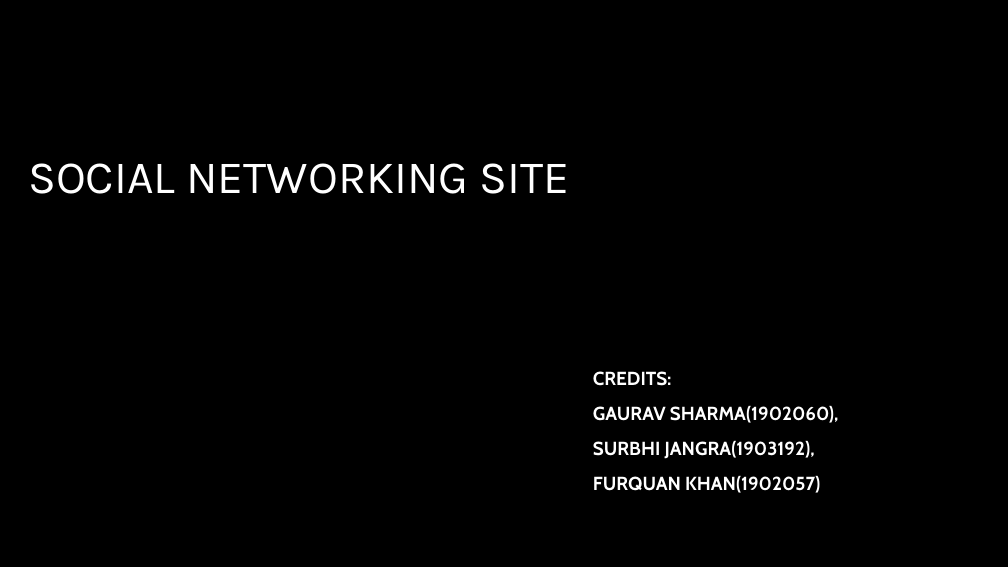
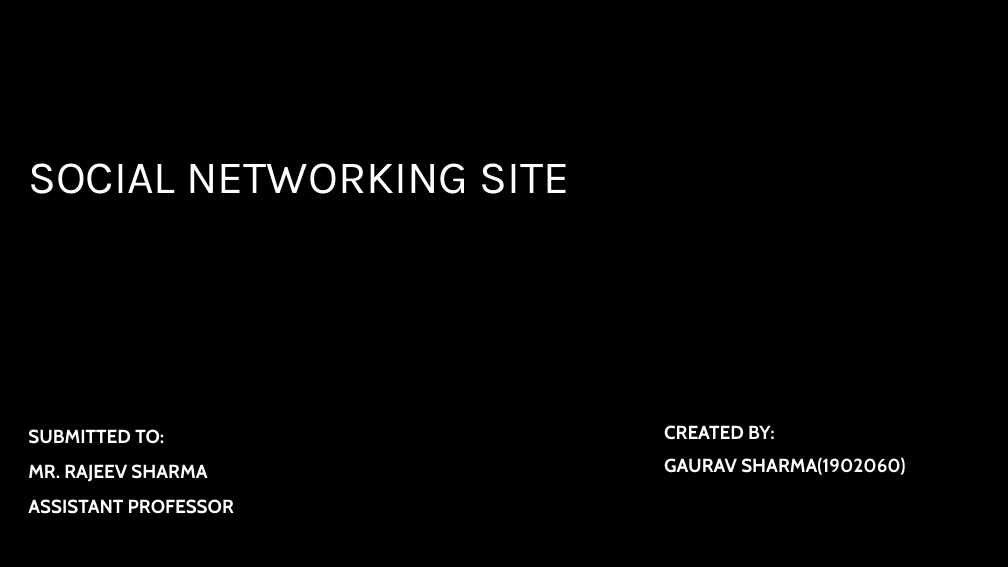
Before and after one commit to dineshkummarc/Twitter-Social-Network-Clone, a slide deck: slide 1 of project doc/Social networking site.pptx. Drawn at 1008x567 pixels with LibreOffice and Linux fonts; fonts in the diff are those of the drawing; background and template pictures are left out. Boxes give left, top, right and bottom in pixels: in the first picture for what was removed or moved away, otherwise in the second. Text is boxed around its words. In the diff, an @@ line names an element or a change of style, - is before the commit and + after.

```diff
--- a/project doc/Social networking site.pptx
+++ b/project doc/Social networking site.pptx
@@ text added at (28, 429, 234, 514), 18 pt, text #FFFFFF, bold @@
+SUBMITTED TO:
+MR. RAJEEV SHARMA
+ASSISTANT PROFESSOR
@@ subtitle at (664, 425, 905, 475): text changed @@
-CREDITS:
-GAURAV SHARMA(1902060),
-SURBHI JANGRA(1903192),
-FURQUAN KHAN(1902057)
+CREATED BY:
+GAURAV SHARMA(1902060)
```
Also in this commit, not shown: 2 other files.
